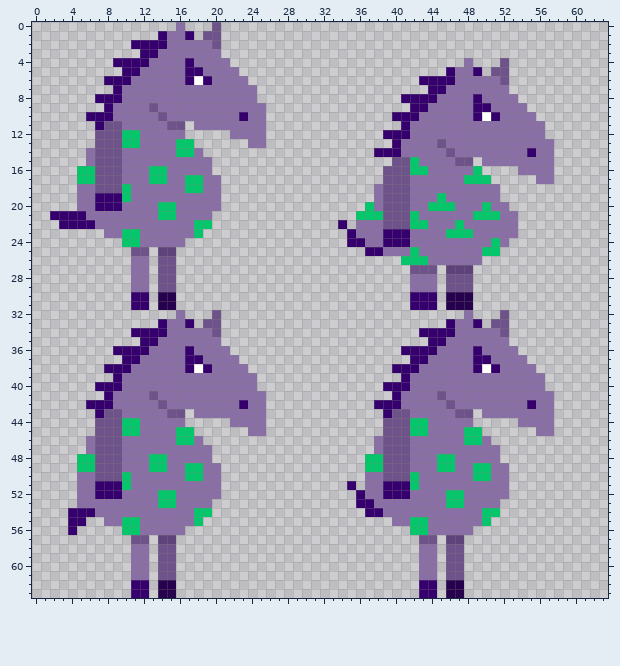
A pixel-art sprite gets an edit: Global_Game_Jam_2023/Assets/Graphics/Player/Spritesheet_Salti.png. That is the earlier state.
The file is 64x64 pixels. Pixels under 10% opacity are left out. Colours within 5 levels of each other are drawn and written as one.
After:
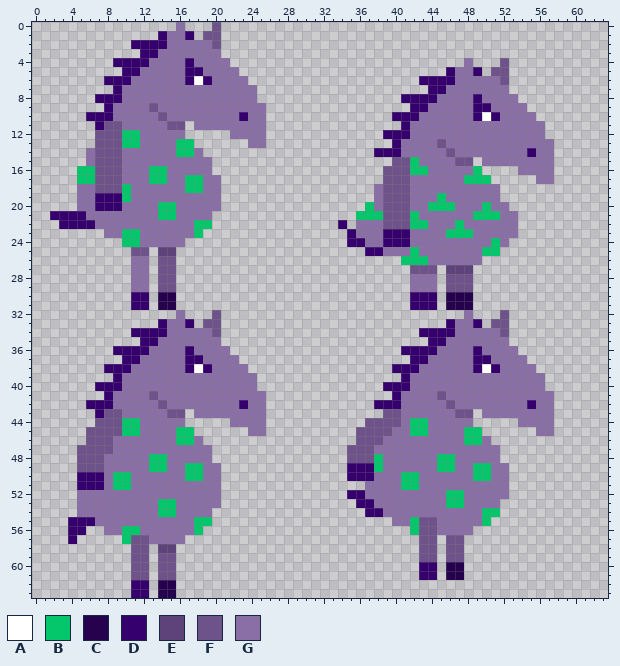
Palette (. is transparent): A #ffffff  B #04c76c  C #26014d  D #35006d  E #5e437b  F #6e538b  G #896fa5
The edit:
The edit adds colour B in row 55 at x 19; in row 56 at x 18; in row 57 at x 10.
Colour D gives way to colour B in row 51 at x 9 and 41.
Colour F gives way to colour B in row 50 at x 9 and 41.
Colour G gives way to colour B in row 54 at x 14 to 15.
Colour F gives way to colour C in rows 60 to 61 at x 46 to 47.
The edit adds colour D in rows 49 to 50 at x 35 to 36; in row 52 at x 35; in row 55 at x 6; in row 56 at x 5; in row 57 at x 4.
Colour B gives way to colour D in row 49 at x 37.
Colour F gives way to colour D in row 50 at x 7.
Colour G gives way to colour D in row 50 at x 5 to 6 and 37; in row 51 at x 5 to 6; in rows 60 to 61 at x 43 to 44.
Colour F gives way to colour E in row 58 at x 14 to 15.
The edit adds colour F in row 44 at x 37 to 38; in row 45 at x 6 and 36 to 38; in row 46 at x 36 to 37; in row 47 at x 5 and 35 to 37; in row 48 at x 35 to 36.
Colour B gives way to colour F in row 48 at x 5 to 6 and 37; in row 49 at x 5 to 6; in rows 55 to 56 at x 43.
Colour D gives way to colour F in row 43 at x 39.
Colour E gives way to colour F in row 57 at x 46 to 47.
Colour G gives way to colour F in row 46 at x 6 and 38; in row 47 at x 6; in rows 55 to 56 at x 44; in rows 58 to 59 at x 11 to 12 and 43 to 44; in rows 60 to 61 at x 11 to 12.
The edit adds colour G in row 53 at x 20; in row 55 at x 7; in row 56 at x 8 to 9 and 17; in row 57 at x 13 and 16.
Colour B gives way to colour G in row 52 at x 14 to 15; in row 54 at x 18 to 19; in row 55 at x 10 to 11.
Colour D gives way to colour G in row 51 at x 8 and 39 to 40; in row 52 at x 7 to 9 and 39 to 41; in row 54 at x 5 to 6.
Colour E gives way to colour G in row 57 at x 14 to 15.
Colour F gives way to colour G in rows 43 to 44 at x 41; in row 45 at x 40 to 41; in rows 46 to 47 at x 9 and 39 to 41; in rows 48 to 49 at x 8 to 9 and 39 to 41; in row 50 at x 8 and 39 to 40.
The edit erases colour C in rows 62 to 63 at x 46 to 47.
The edit erases colour D in row 51 at x 35; in row 54 at x 4; in rows 62 to 63 at x 43 to 44.
Boxes around the changes in both pictures, in picture pixels (x1, y1, x2, y2):
changed: (347, 409, 464, 598)
changed: (68, 427, 221, 580)
